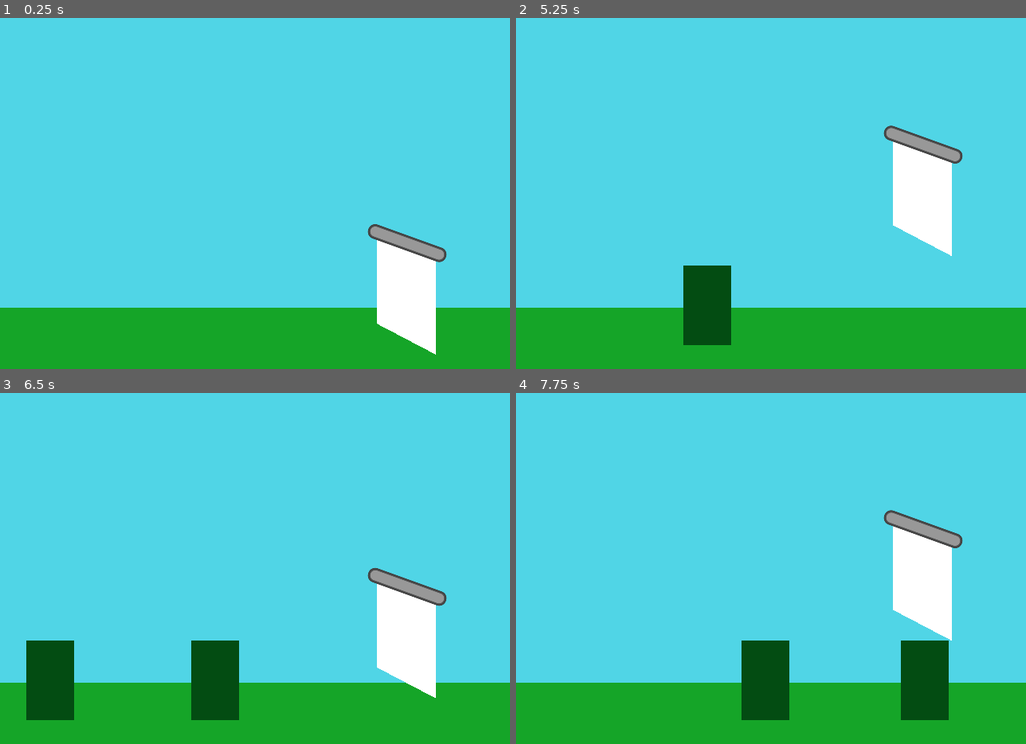
Above: before the commit, frames 1-4 (two rows, left to right).
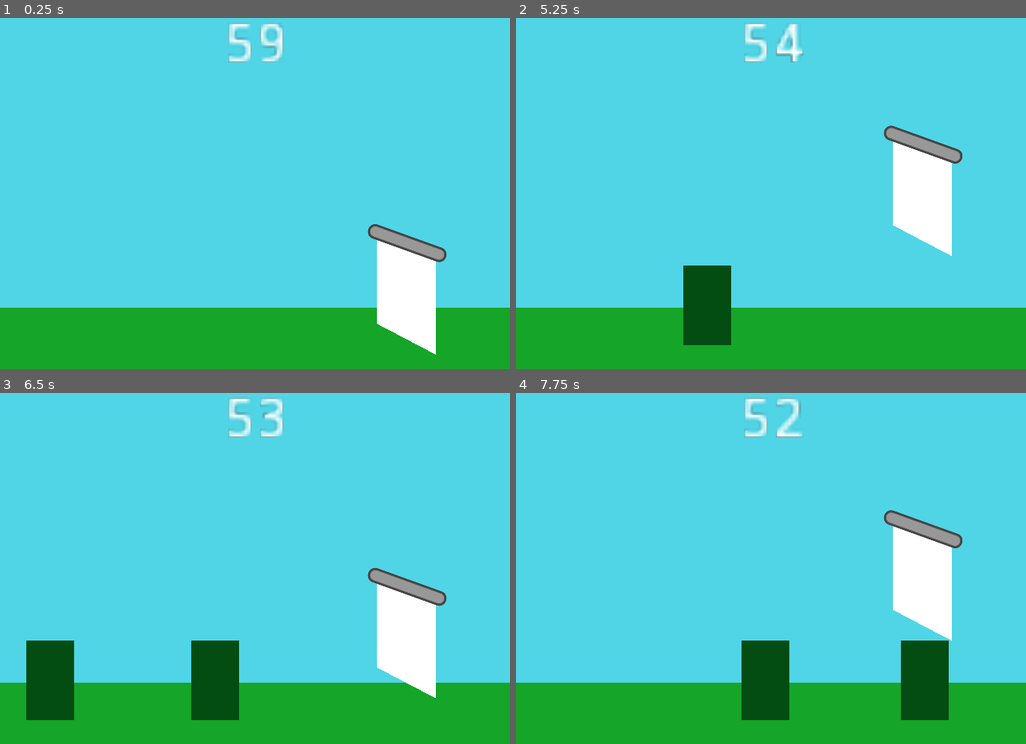
Above: after the commit, the same moments.

Repository: dudezord/01-portcullis
Game: Godot game, scene res://Game.tscn
Two runs of this game, one before a commit and one after it. Both use one fixed random seed, a clock stepped at 60 frames per second and the inputs below.
Inputs:
- Up to frame 1 (0.25 s): no input
- Up to frame 2 (5.25 s): tap Enter at 0.5 s; hold Right 0.53-1.28 s; hold Tab 0.53-1.28 s; tap Space at 0.77, 1.52, 3.02, 3.77, 4.52 s; hold Left 1.28-2.03 s; tap 0 at 1.35, 2.85, 4.35 s; hold Tab 2.03-2.78 s; hold Right 2.03-3.53 s; hold Tab 3.53-4.28 s; hold Left from 3.53 s (still down); hold Tab from 5.03 s (still down)
- Up to frame 3 (6.5 s): release Left at 5.78 s; release Tab at 5.78 s; hold Right from 5.78 s (still down); tap 0 at 5.85 s; tap Space at 6.02 s
- Up to frame 4 (7.75 s): keep holding Right; hold Tab 6.53-7.28 s; tap Space at 6.77, 7.52 s; tap 0 at 7.35 s

The runs differ from the first frame. In frame 1, 0.7% of the frame differs, in the area x 44-56%, y 1-13%; in frame 2, 0.7%; in frame 3, 0.7%; in frame 4, 0.7%.

Commit message:
Add game timer

Diff:
--- a/Game.gd
+++ b/Game.gd
@@ -2,3 +2,6 @@
 
 func _process(delta):
 	$GateHolder/Gate/GateHealthBar.value = $GateHolder/Gate.health
+
+func _on_Timer_timeout():
+	get_tree().paused = true
--- a/Game.tscn
+++ b/Game.tscn
@@ -6,6 +6,7 @@
 [ext_resource path="res://gate/Gate.tscn" type="PackedScene" id=4]
 [ext_resource path="res://Game.gd" type="Script" id=5]
 [ext_resource path="res://Despawner.gd" type="Script" id=6]
+[ext_resource path="res://TimerText.gd" type="Script" id=8]
 
 [sub_resource type="StyleBoxFlat" id=2]
 corner_radius_top_left = 10
@@ -94,5 +95,23 @@
 wait_time = 3.0
 autostart = true
 
+
+[node name="Label" type="Label" parent="."]
+anchor_right = 1.0
+margin_left = 281.0
+margin_top = 40.0
+margin_right = 297.0
+margin_bottom = 54.0
+rect_scale = Vector2( 5, 5 )
+text = "60"
+align = 1
+valign = 1
+script = ExtResource( 8 )
+
+[node name="Timer" type="Timer" parent="Label"]
+wait_time = 60.0
+autostart = true
+
 [connection signal="area_entered" from="Despawner/Area2D" to="Despawner" method="_on_Area2D_area_entered"]
 [connection signal="timeout" from="Spawner/Timer" to="Spawner" method="_on_Timer_timeout"]
+[connection signal="timeout" from="Label/Timer" to="." method="_on_Timer_timeout"]
--- /dev/null
+++ b/TimerText.gd
@@ -0,0 +1,7 @@
+extends Label
+
+func _process(delta):
+	if($Timer.time_left > 10):
+		text = str($Timer.time_left).pad_decimals(0)
+	else:
+		text = str($Timer.time_left).pad_decimals(1)
--- a/project.godot
+++ b/project.godot
@@ -24,6 +24,10 @@
 run/main_scene="res://Game.tscn"
 config/icon="res://icon.png"
 
+[autoload]
+
+EventBus="*res://autoload/EventBus.gd"
+
 [display]
 
 window/size/width=640
